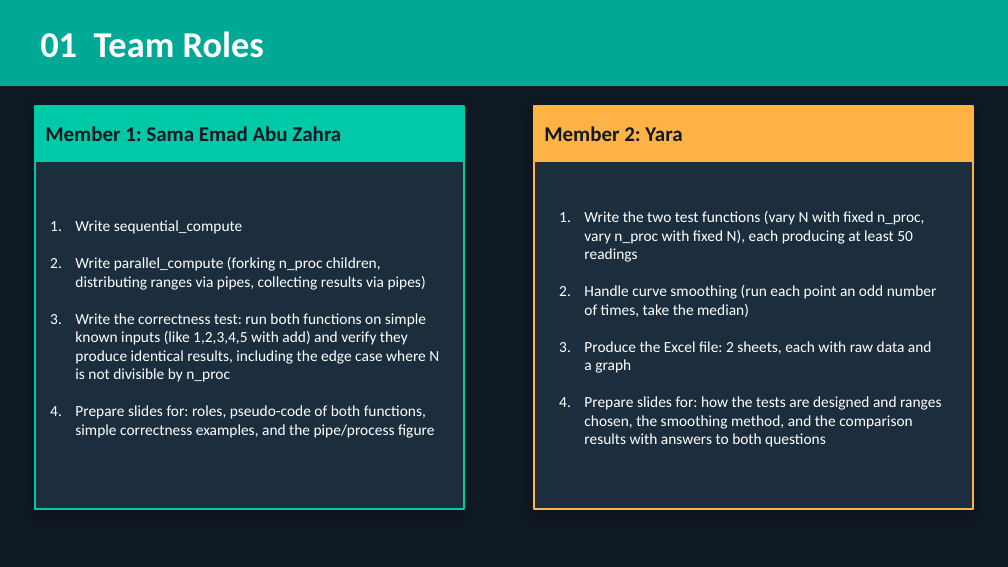
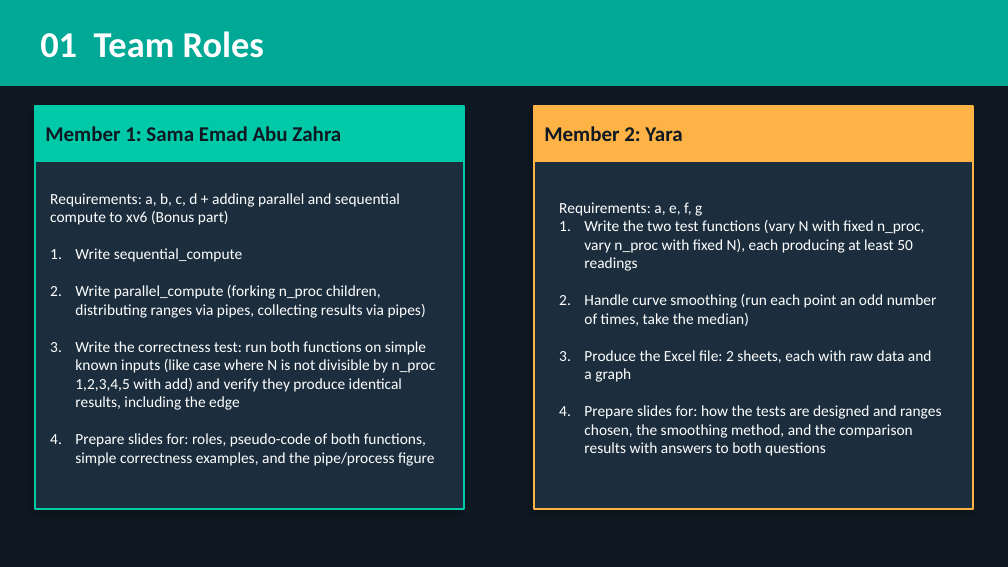
Before and after one commit to Sama3mad/OS-Lab-Project-4---The-fork-and-pipe-System-Calls, a slide deck: slide 2 of OS_Lab_Project_Slides.pptx. Drawn at 1008x567 pixels with LibreOffice and Linux fonts; fonts in the diff are those of the drawing. Boxes give left, top, right and bottom in pixels: in the first picture for what was removed or moved away, otherwise in the second. Text is boxed around its words. In the diff, an @@ line names an element or a change of style, - is before the commit and + after.

Commit message:
updating the presentation

```diff
--- a/OS_Lab_Project_Slides.pptx
+++ b/OS_Lab_Project_Slides.pptx
@@ text at (x1=50, y1=193, x2=400, y2=225): paragraph added @@
+Requirements: a, b, c, d + adding parallel and sequential compute to xv6 (Bonus part)
@@ text at (x1=559, y1=202, x2=702, y2=216): paragraph added @@
+Requirements: a, e, f, g
@@ text at (x1=75, y1=341, x2=436, y2=410): text changed @@
-3. Write the correctness test: run both functions on simple known inputs (like 1,2,3,4,5 with add) and verify they produce identical results, including the edge case where N is not divisible by n_proc
+3. Write the correctness test: run both functions on simple known inputs (like case where N is not divisible by n_proc 1,2,3,4,5 with add) and verify they produce identical results, including the edge
```
Also in this commit, not shown: 1 other slide changed, 4 slides added, 1 other file.
